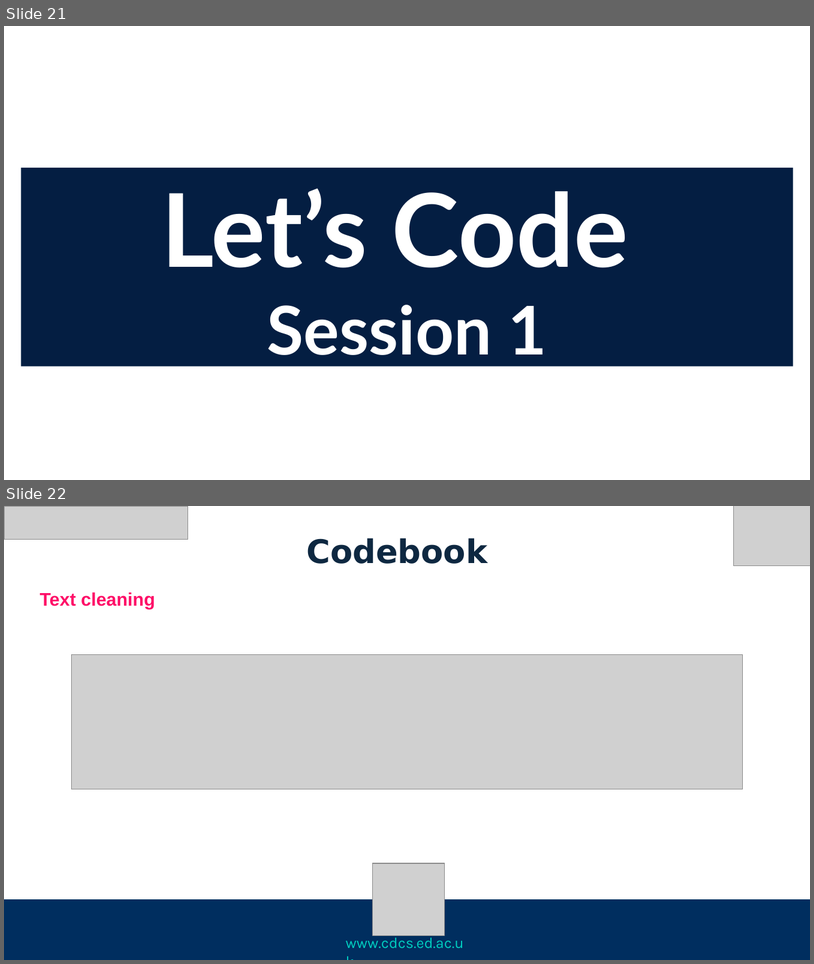
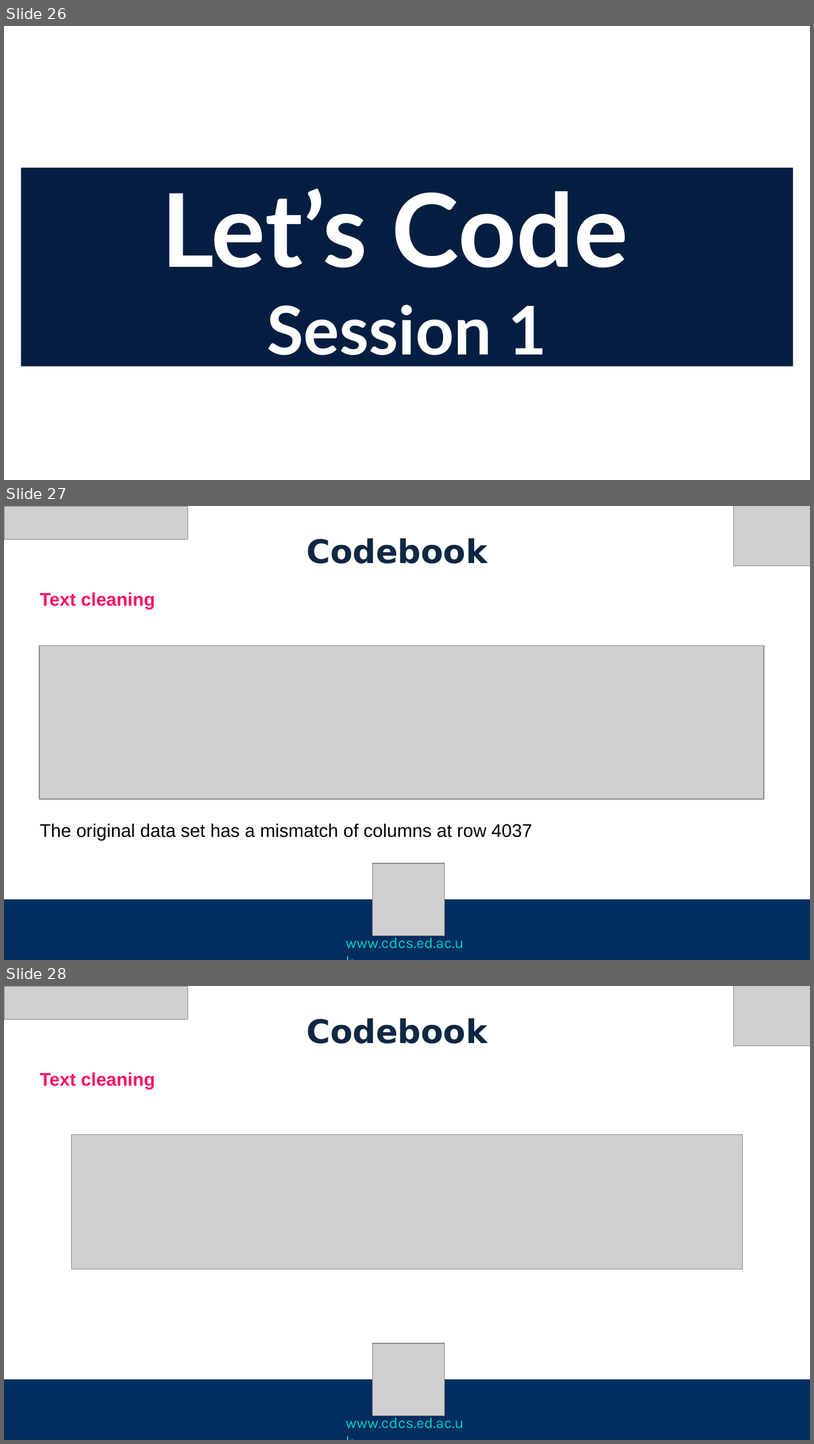
Before and after one commit to DCS-training/TopicModellingBert, a slide deck: Slides/TopicModelingBERT_W1_JL.pptx. Shown one above the other, each under a label of ours: slides 21 and 22 before the commit, slides 26, 27 and 28 after it. The pictures are 814x964 and 814x1444 pixels, drawn with LibreOffice and Linux fonts; fonts in the diff are those of the drawing; grey boxes stand for pictures; background and template pictures are left out. Boxes give left, top, right and bottom in pixels: in the first picture for what was removed or moved away, otherwise in the second. Text is boxed around its words. In the diff, an @@ line names an element or a change of style, - is before the commit and + after.

```diff
--- a/Slides/TopicModelingBERT_W1_JL.pptx
+++ b/Slides/TopicModelingBERT_W1_JL.pptx
@@ slide 27 added at (4, 506, 810, 960), background #FFFFFF @@
@@ picture added at (4, 506, 188, 539) @@
@@ picture added at (734, 506, 810, 566) @@
@@ text added at (306, 538, 488, 564), 32 pt, text #0E2841, bold @@
+Codebook
@@ text added at (40, 592, 155, 609), 18 pt, text #FE0E67, bold @@
+Text cleaning
@@ picture added at (39, 646, 764, 799) @@
@@ text added at (40, 823, 533, 840), 18 pt, text #000000 @@
+The original data set has a mismatch of columns at row 4037
@@ picture added at (373, 863, 445, 936) @@
@@ rectangle added at (4, 899, 810, 960), fill #002E5F @@
@@ text added at (346, 934, 464, 948), 14.9 pt, text #00CEC0 @@
+www.cdcs.ed.ac.uk
@@ what was slide 21 is now slide 26 @@
@@ what was slide 22 is now slide 28 @@
```
Also in this commit, not shown: 10 slides changed, 7 other slides added, 1 slide removed, 2 other files.
